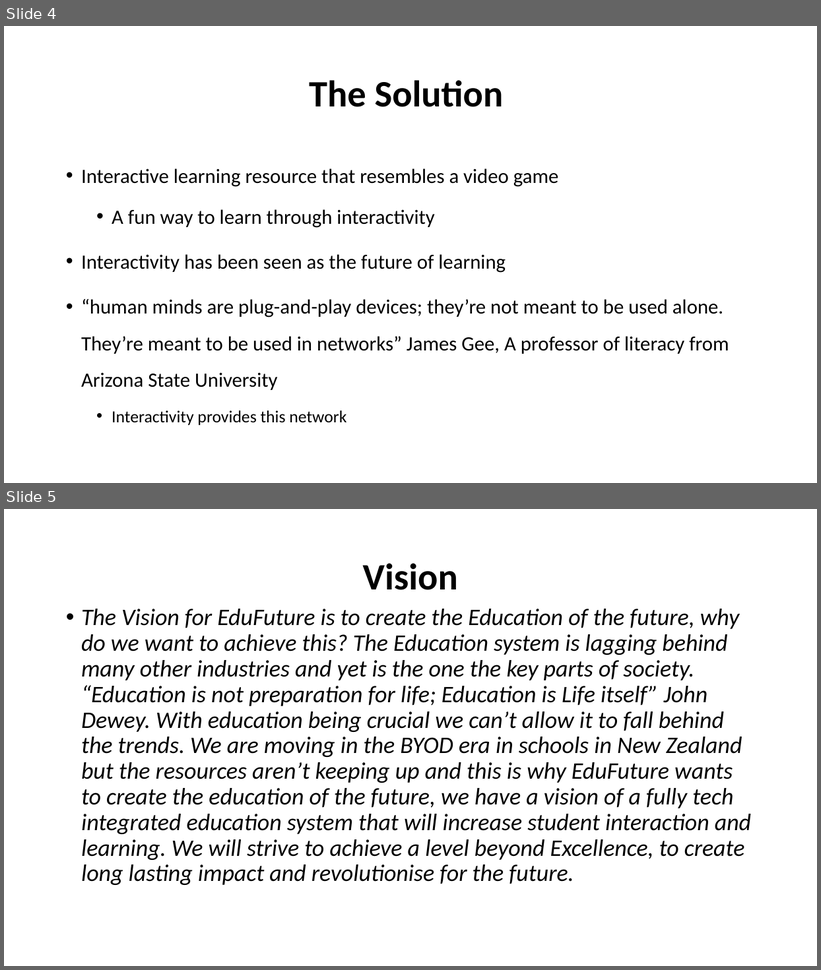
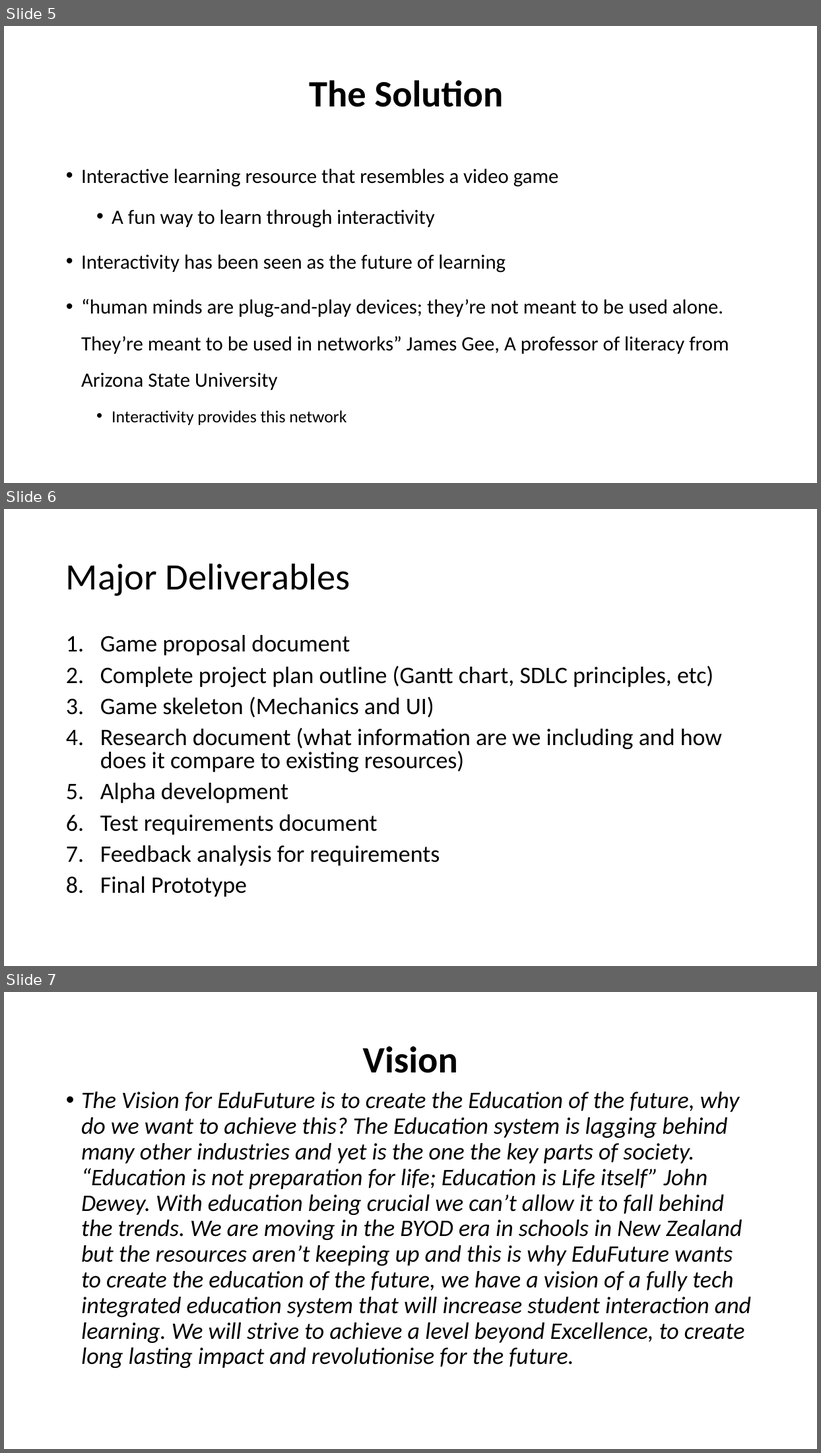
Before and after one commit to Qelliami/IT701-Project, a slide deck: Pitch/Pantheon Pitch.pptx. Shown one above the other, each under a label of ours: slides 4 and 5 before the commit, slides 5, 6 and 7 after it. The pictures are 821x970 and 821x1453 pixels, drawn with LibreOffice and Linux fonts; fonts in the diff are those of the drawing. Boxes give left, top, right and bottom in pixels: in the first picture for what was removed or moved away, otherwise in the second. Text is boxed around its words. In the diff, an @@ line names an element or a change of style, - is before the commit and + after.

```diff
--- a/Pitch/Pantheon Pitch.pptx
+++ b/Pitch/Pantheon Pitch.pptx
@@ slide 6 added at bbox=[4, 509, 817, 966], background #FFFFFF @@
@@ title added at bbox=[66, 563, 350, 596], 44 pt, text #000000 @@
+Major Deliverables
@@ text added at bbox=[100, 635, 722, 897], 28 pt, text #000000 @@
+1. Game proposal document
+2. Complete project plan outline (Gantt chart, SDLC principles, etc)
+3. Game skeleton (Mechanics and UI)
+4. Research document (what information are we including and how does it compare to existing resources)
+5. Alpha development
+6. Test requirements document
+7. Feedback analysis for requirements
+8. Final Prototype
@@ what was slide 4 is now slide 5 @@
@@ what was slide 5 is now slide 7 @@
```
Also in this commit, not shown: 1 slide changed, 1 other slide added, 1 other file.
